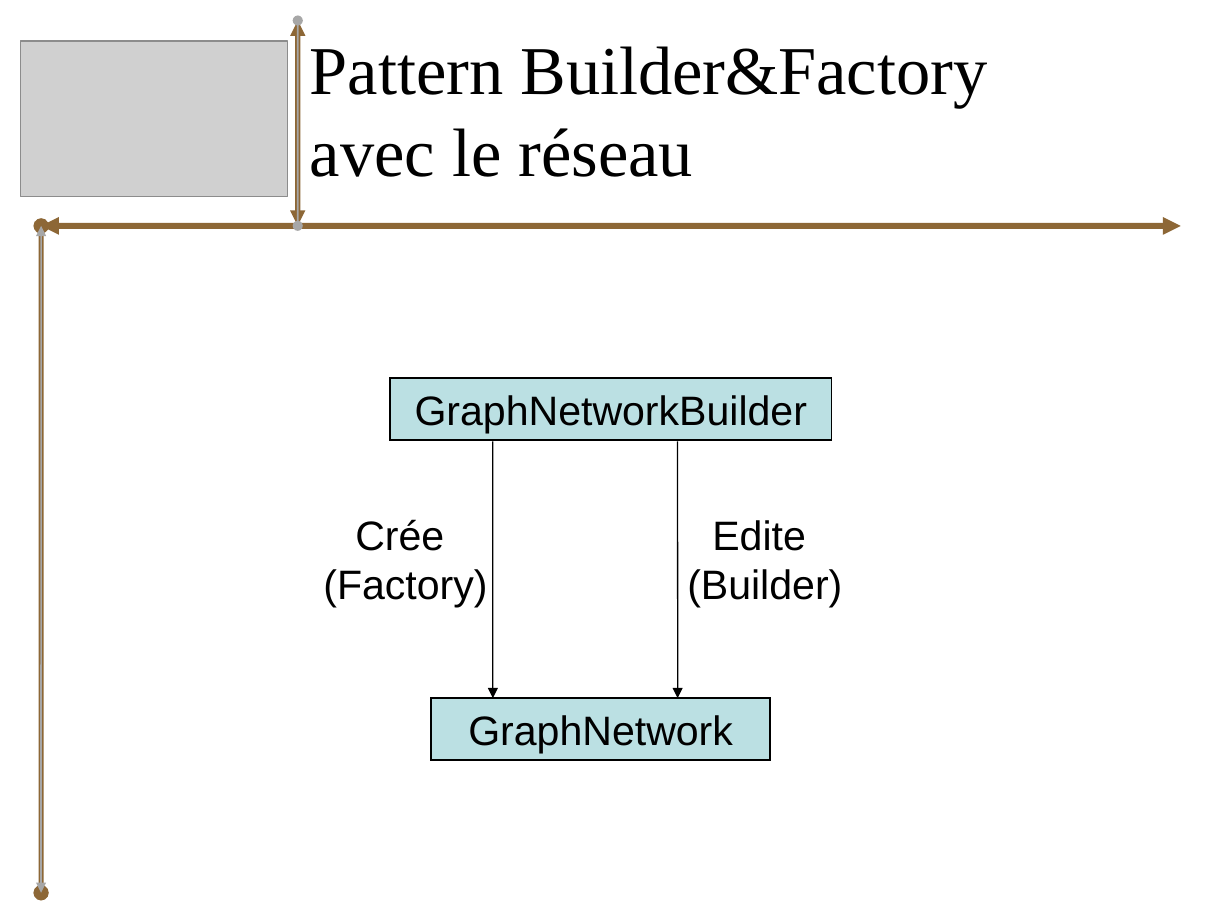
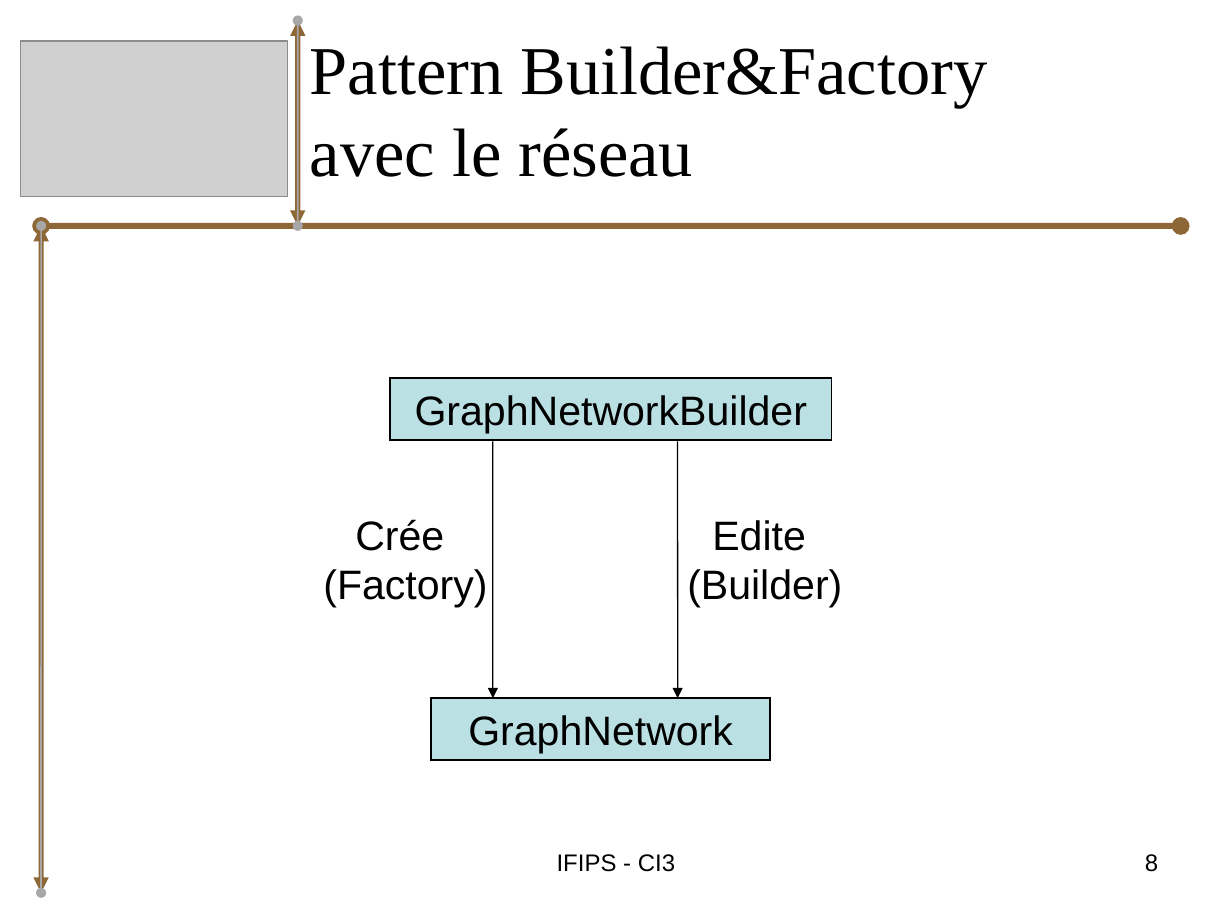
Before and after one commit to bryan-brancotte/projetgl-2008, a slide deck: slide 8 of doc/Soutenance/iGo_Presentation.ppt. Drawn at 1232x924 pixels with LibreOffice and Linux fonts; fonts in the diff are those of the drawing; grey boxes stand for pictures. Boxes give left, top, right and bottom in pixels: in the first picture for what was removed or moved away, otherwise in the second. Text is boxed around its words. In the diff, an @@ line names an element or a change of style, - is before the commit and + after.

```diff
--- a/doc/Soutenance/iGo_Presentation.ppt
+++ b/doc/Soutenance/iGo_Presentation.ppt
@@ double arrow (41, 225) - (1180, 225): arrowheads changed @@
@@ double arrow (41, 893) - (41, 225): arrowheads changed @@
@@ double arrow (41, 893) - (41, 225): arrowheads changed @@
@@ text added at (557,854,675,872), 14 pt, text #000000 @@
+IFIPS - CI3
@@ page number added at (1145,854,1158,872), 14 pt, text #000000 @@
+8
```
Also in this commit, not shown: 28 other slides changed, 2 slides added, 1 slide removed, 3 other files.
